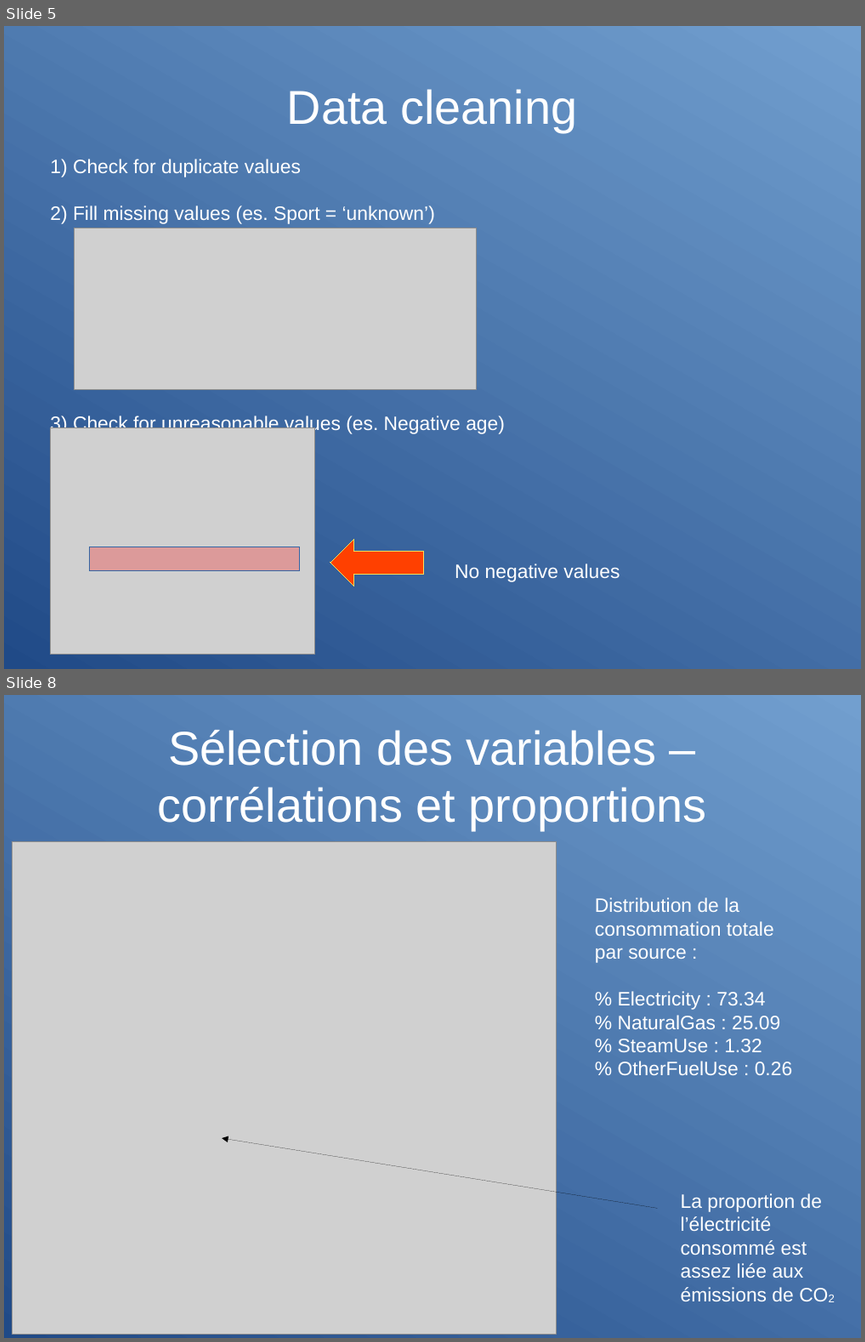
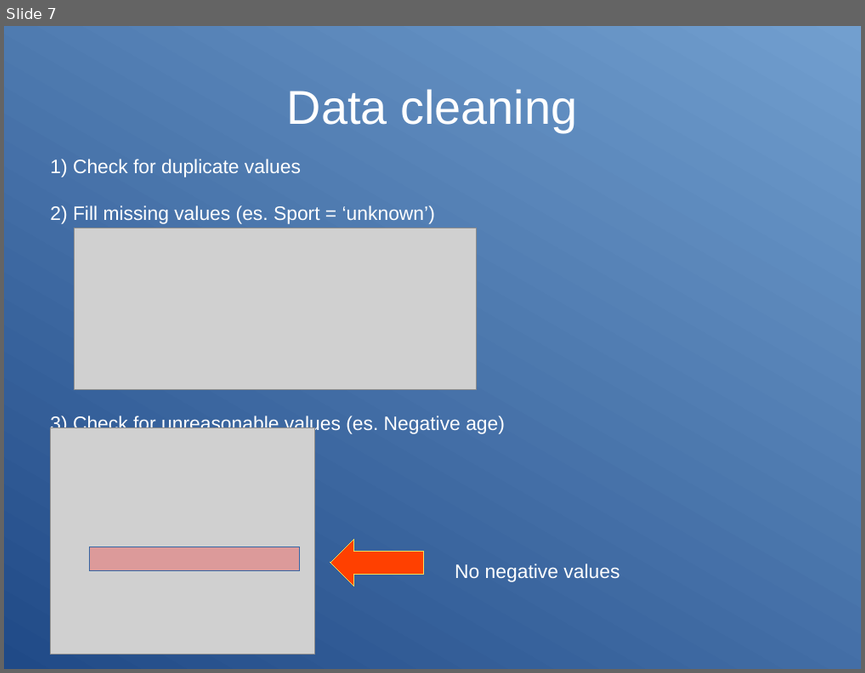
Before and after one commit to opsabarsec/mailings_response_prediction, a slide deck: documents/presentation.odp. Shown one above the other, each under a label of ours: slides 5 and 8 before the commit, slide 7 after it; the slides between them are not shown. The pictures are 865x1342 and 865x673 pixels, drawn with LibreOffice and Linux fonts; fonts in the diff are those of the drawing; grey boxes stand for pictures. Boxes give left, top, right and bottom in pixels: in the first picture for what was removed or moved away, otherwise in the second. Text is boxed around its words. In the diff, an @@ line names an element or a change of style, - is before the commit and + after.

```diff
--- a/documents/presentation.odp
+++ b/documents/presentation.odp
@@ slide 8 removed at (4, 695, 861, 1338), background gradient #204A87 to #729FCF @@
@@ title removed at (158, 730, 706, 830) @@
-Sélection des variables – corrélations et proportions
@@ picture removed at (12, 841, 556, 1333) @@
@@ text removed at (595, 897, 792, 1075) @@
-Distribution de la consommation totale par source :
-% Electricity : 73.34
-% NaturalGas : 25.09
-% SteamUse : 1.32
-% OtherFuelUse : 0.26
@@ arrow removed from (657, 1208) to (222, 1138) @@
@@ text removed at (681, 1193, 822, 1301) @@
-La proportion de l’électricité consommé est assez liée aux émissions de CO2
@@ what was slide 5 is now slide 7 @@
```
Also in this commit, not shown: 5 slides changed, 16 slides added, 11 other slides removed, 9 other files.
